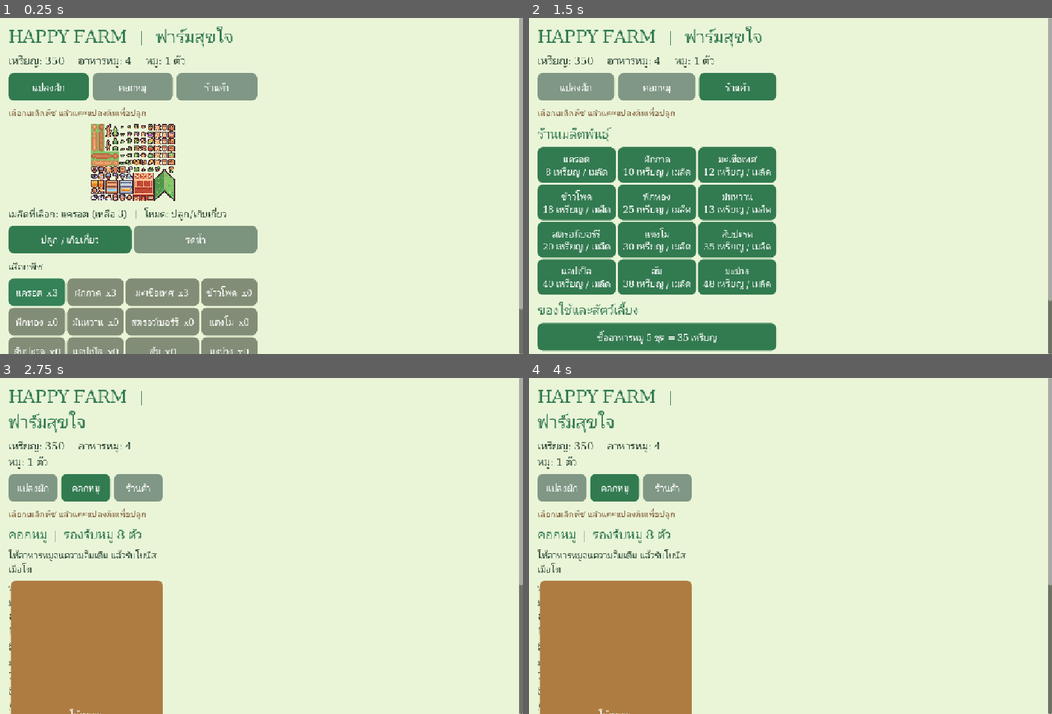
Above: before the commit, frames 1-4 (two rows, left to right).
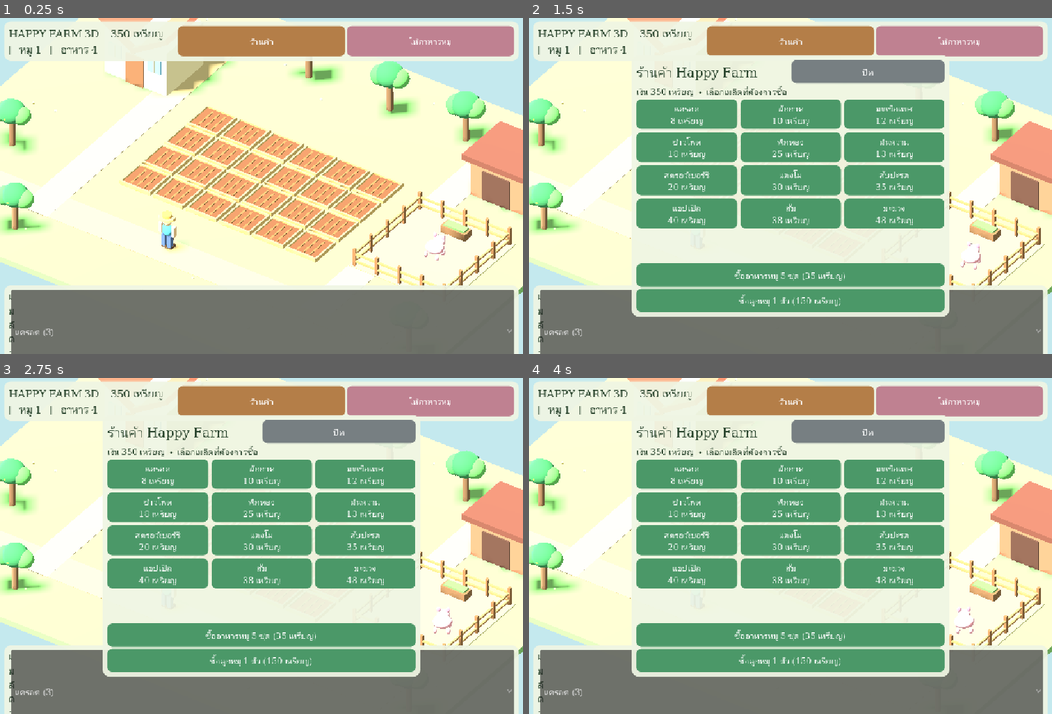
Above: after the commit, the same moments.

Repository: redfullmoon209-debug/happy-farm
Game: Godot game, scene res://scenes/Main.tscn
The game is run twice, just before and just after one commit, with the same random seed, the same clock (stepped at 60 frames per second) and the same inputs.
Inputs (mouse positions are in pixels of both pictures, inside the frame that each line leads up to):
- Up to frame 1 (0.25 s): no input
- Up to frame 2 (1.5 s): click (576, 85) at 0.5 s, where only the run before the commit has a clickable "แปลงผัก"; click "ร้านค้า" at 1.25 s
- Up to frame 3 (2.75 s): click (125, 445) at 2 s, where only the run before the commit has a clickable "คอกหมู"
- Up to frame 4 (4 s): click (560, 488) at 2.75 s, where only the run before the commit has a clickable "แปลงผัก"; click (659, 445) at 3.5 s, where only the run before the commit has a clickable "คอกหมู"

The runs differ from the first frame. In frame 1, 63% of the frame differs, in the area x 0-100%, y 0-100%; in frame 2, 75%; in frame 3, 70%; in frame 4, 70%.
Error before the commit: Parse Error: Member "ready" redefined (original in native class 'Button') (res://scripts/plot_view.gd:21)

Commit message:
Launch playable Happy Farm 3D instead of 2D menu

Diff:
--- a/scenes/Main.tscn
+++ b/scenes/Main.tscn
@@ -1,12 +1,6 @@
 [gd_scene load_steps=2 format=3]
 
-[ext_resource type="Script" path="res://scripts/main.gd" id="1"]
+[ext_resource type="Script" path="res://scripts/farm_3d.gd" id="1"]
 
-[node name="HappyFarm" type="Control"]
-layout_mode = 3
-anchors_preset = 15
-anchor_right = 1.0
-anchor_bottom = 1.0
-grow_horizontal = 2
-grow_vertical = 2
+[node name="HappyFarm3D" type="Node3D"]
 script = ExtResource("1")
